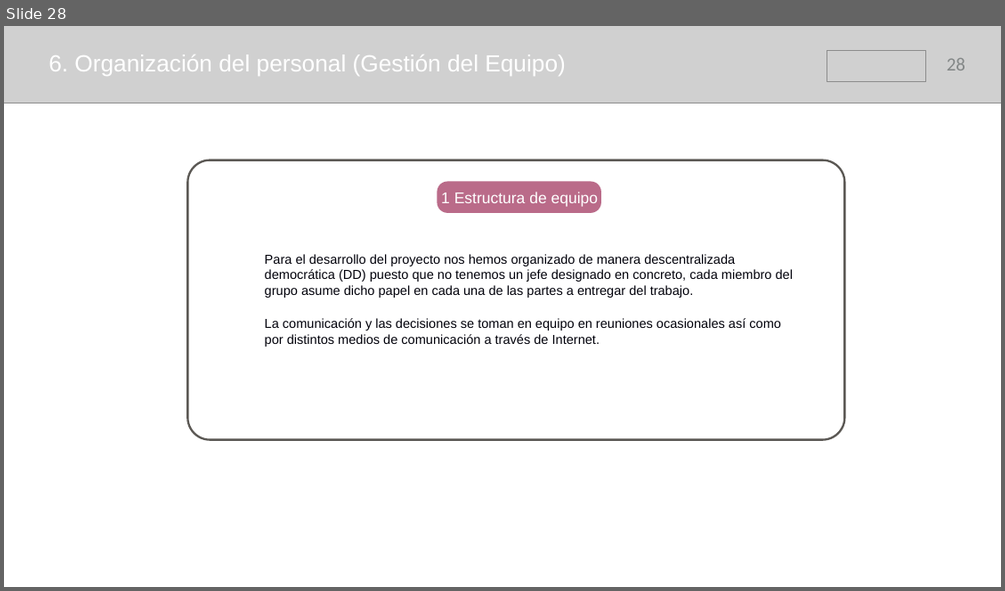
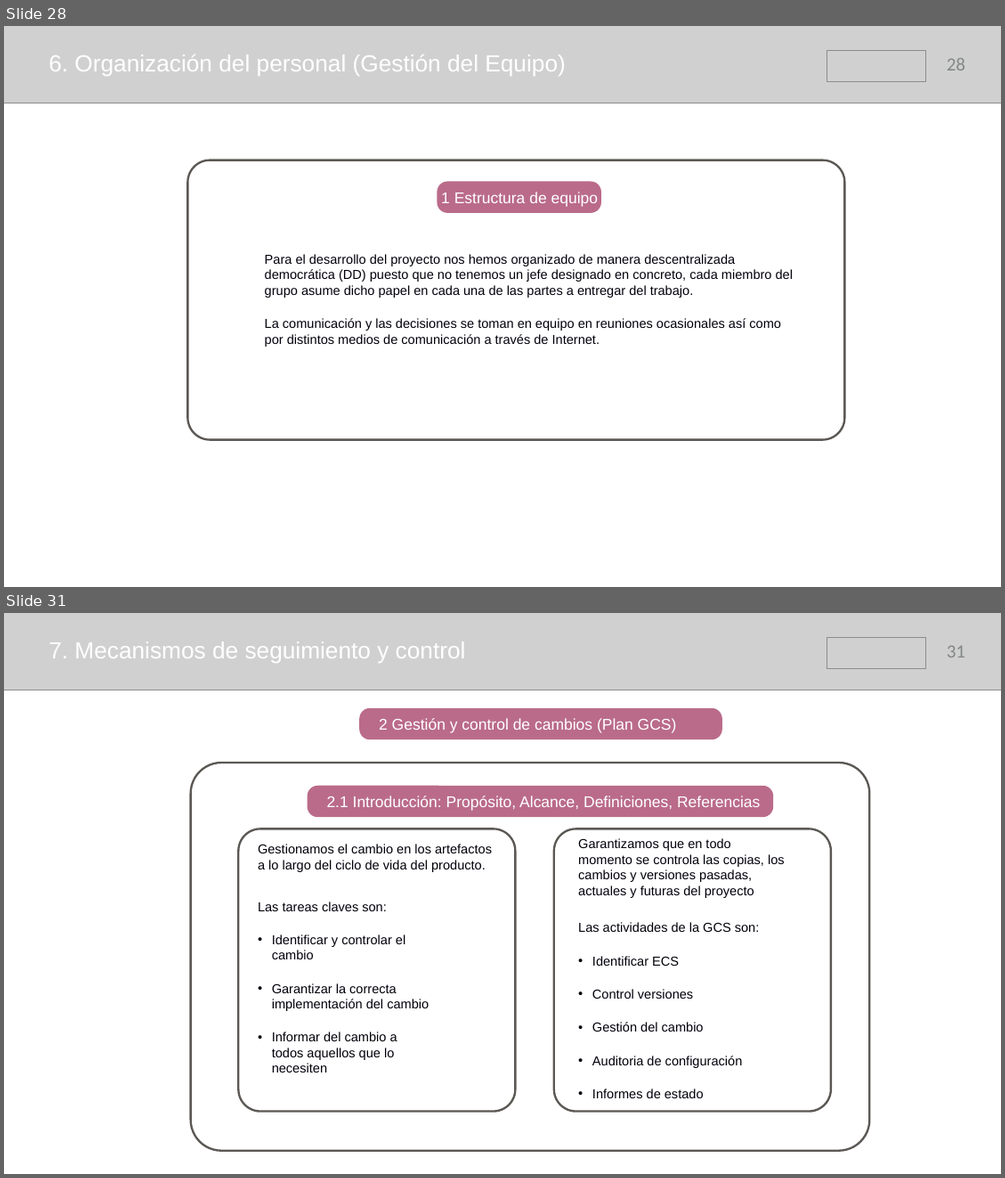
Before and after one commit to samusolo/iDoctor, a slide deck: Plan de proyecto.pptx. Shown one above the other, each under a label of ours: slide 28 before the commit, slides 28 and 31 after it; the slides between them are not shown. The pictures are 1005x591 and 1005x1178 pixels, drawn with LibreOffice and Linux fonts; fonts in the diff are those of the drawing; grey boxes stand for pictures. Boxes give left, top, right and bottom in pixels: in the first picture for what was removed or moved away, otherwise in the second. Text is boxed around its words. In the diff, an @@ line names an element or a change of style, - is before the commit and + after.

Commit message:
Plan de proyecto practicamente acabado
Falta meter los archivos externos a mostrar y el punto 8 (Apéndice)

```diff
--- a/Plan de proyecto.pptx
+++ b/Plan de proyecto.pptx
@@ slide 31 added at (4, 613, 1001, 1174), background #FFFFFF @@
@@ picture added at (4, 613, 1001, 690) @@
@@ picture added at (826, 637, 925, 669) @@
@@ text added at (48, 641, 466, 663), 45 pt, text #FFFFFF @@
+7. Mecanismos de seguimiento y control
@@ page number added at (947, 645, 965, 657), 36 pt, text #838787 @@
+31
@@ rounded rectangle added at (191, 763, 869, 1150), outline #5B5854 4 pt @@
@@ group added at (307, 708, 773, 817): 2 rounded rectangles, 2 texts @@
+2 Gestión y control de cambios (Plan GCS)
+2.1 Introducción: Propósito, Alcance, Definiciones, Referencias
@@ rounded rectangle added at (238, 828, 515, 1111), outline #5B5854 4 pt @@
@@ text added at (258, 844, 492, 872), 25 pt, text #00000A @@
+Gestionamos el cambio en los artefactos a lo largo del ciclo de vida del producto.
@@ rounded rectangle added at (554, 828, 831, 1111), outline #5B5854 4 pt @@
@@ text added at (578, 838, 785, 898), 25 pt, text #00000A @@
+Garantizamos que en todo momento se controla las copias, los cambios y versiones pasadas, actuales y futuras del proyecto
@@ text added at (258, 901, 429, 1072), 25 pt, text #00000A @@
+Las tareas claves son:
+• Identificar y controlar el cambio
+• Garantizar la correcta implementación del cambio
+• Informar del cambio a todos aquellos que lo necesiten
@@ text added at (578, 922, 760, 1098), 25 pt, text #00000A @@
+Las actividades de la GCS son:
+• Identificar ECS
+• Control versiones
+• Gestión del cambio
+• Auditoria de configuración
+• Informes de estado
```
Also in this commit, not shown: 2 slides changed, 5 other slides added.
